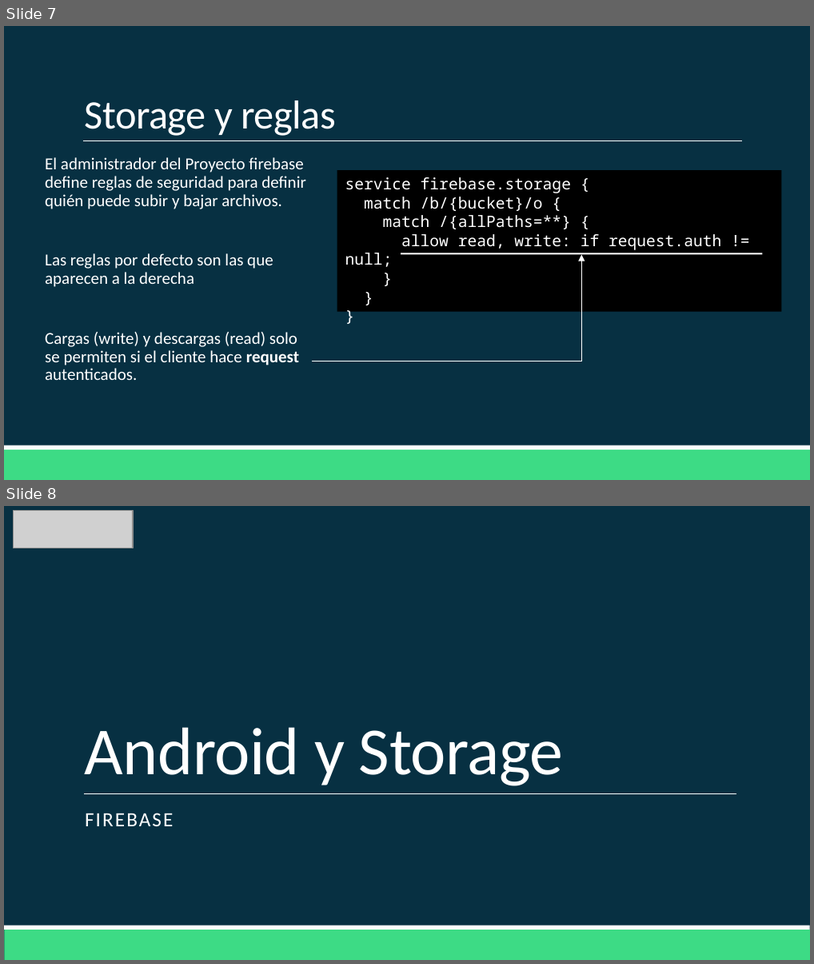
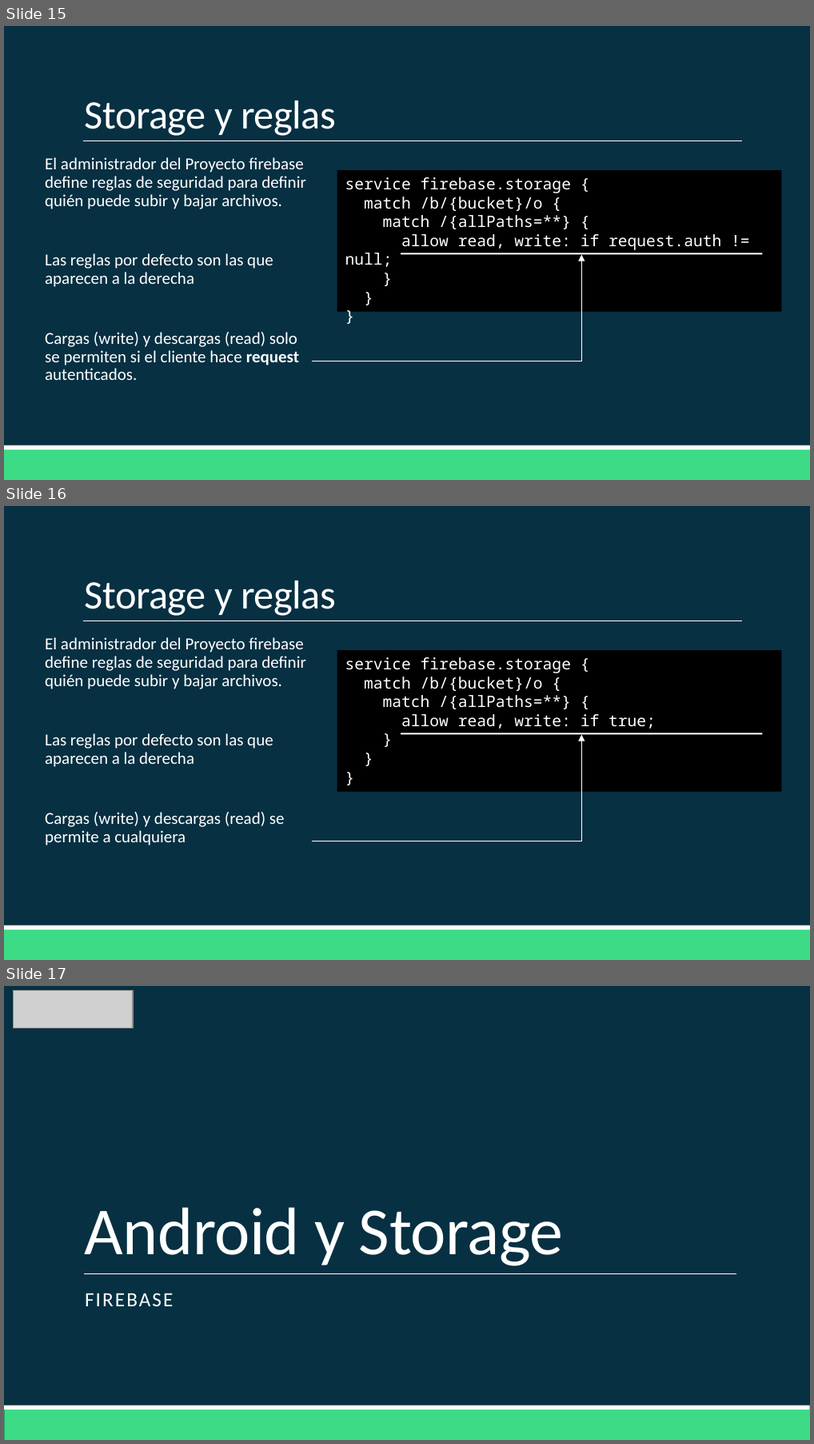
Before and after one commit to Domiciano/AppMoviles201, a slide deck: Clase 13/Clase 13.pptx. Shown one above the other, each under a label of ours: slides 7 and 8 before the commit, slides 15, 16 and 17 after it. The pictures are 814x964 and 814x1444 pixels, drawn with LibreOffice and Linux fonts; fonts in the diff are those of the drawing; grey boxes stand for pictures. Boxes give left, top, right and bottom in pixels: in the first picture for what was removed or moved away, otherwise in the second. Text is boxed around its words. In the diff, an @@ line names an element or a change of style, - is before the commit and + after.

```diff
--- a/Clase 13/Clase 13.pptx
+++ b/Clase 13/Clase 13.pptx
@@ slide 16 added at (4,506,810,960), background #073042; not listed: 3 template elements that a slide beside it also shows @@
@@ title added at (85,580,336,616), 36 pt, text #FFFFFF @@
+Storage y reglas
@@ text added at (45,637,306,845), 15 pt, text #FFFFFF @@
+  El administrador del Proyecto firebase define reglas de seguridad para definir quién puede subir y bajar archivos.
+  Las reglas por defecto son las que aparecen a la derecha
+  Cargas (write) y descargas (read) se permite a cualquiera
@@ rectangle added at (337,650,782,792), fill #000000, 14 pt, text #FFFFFF @@
+service firebase.storage {
+match /b/{bucket}/o {
+match /{allPaths=**} {
+allow read, write: if true;
+}
+}
+}
@@ elbow arrow added from (312, 840) to (582, 734), #FFFFFF 1 pt @@
@@ rectangle added at (401,732,763,734), fill #FFFFFF @@
@@ what was slide 7 is now slide 15 @@
@@ what was slide 8 is now slide 17 @@
```
Also in this commit, not shown: 11 other slides added, 49 other files.
